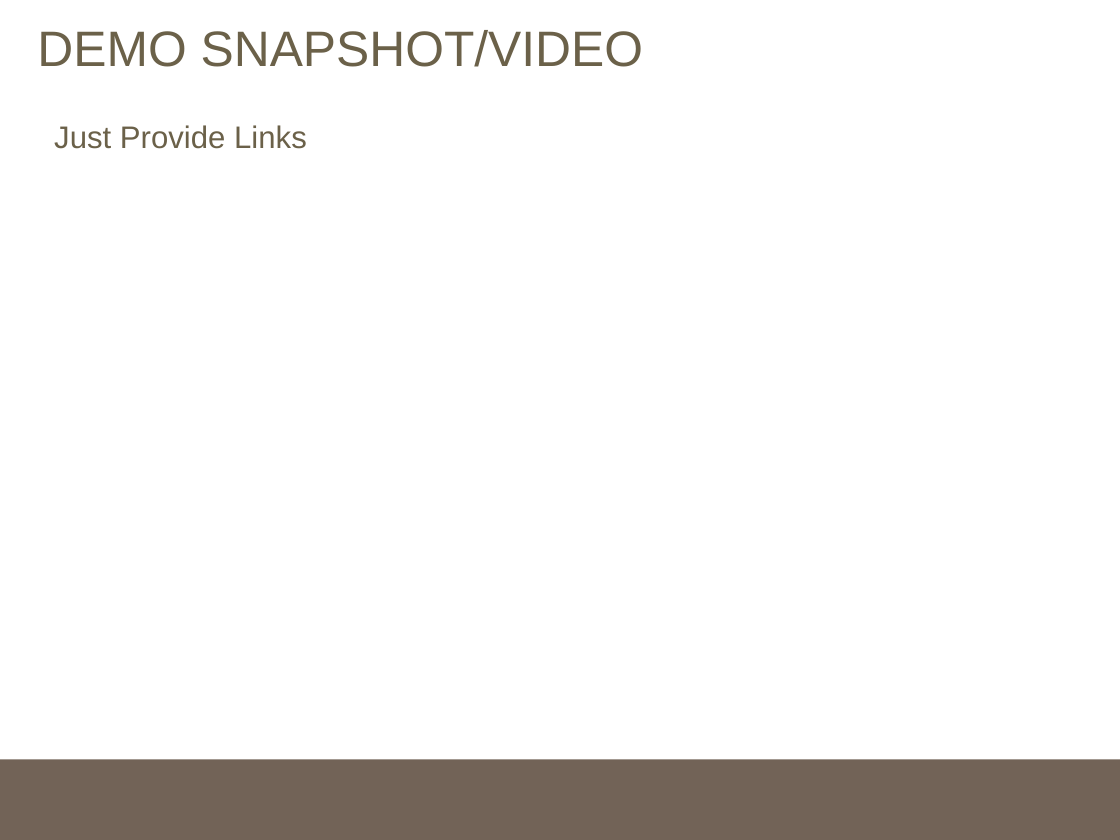
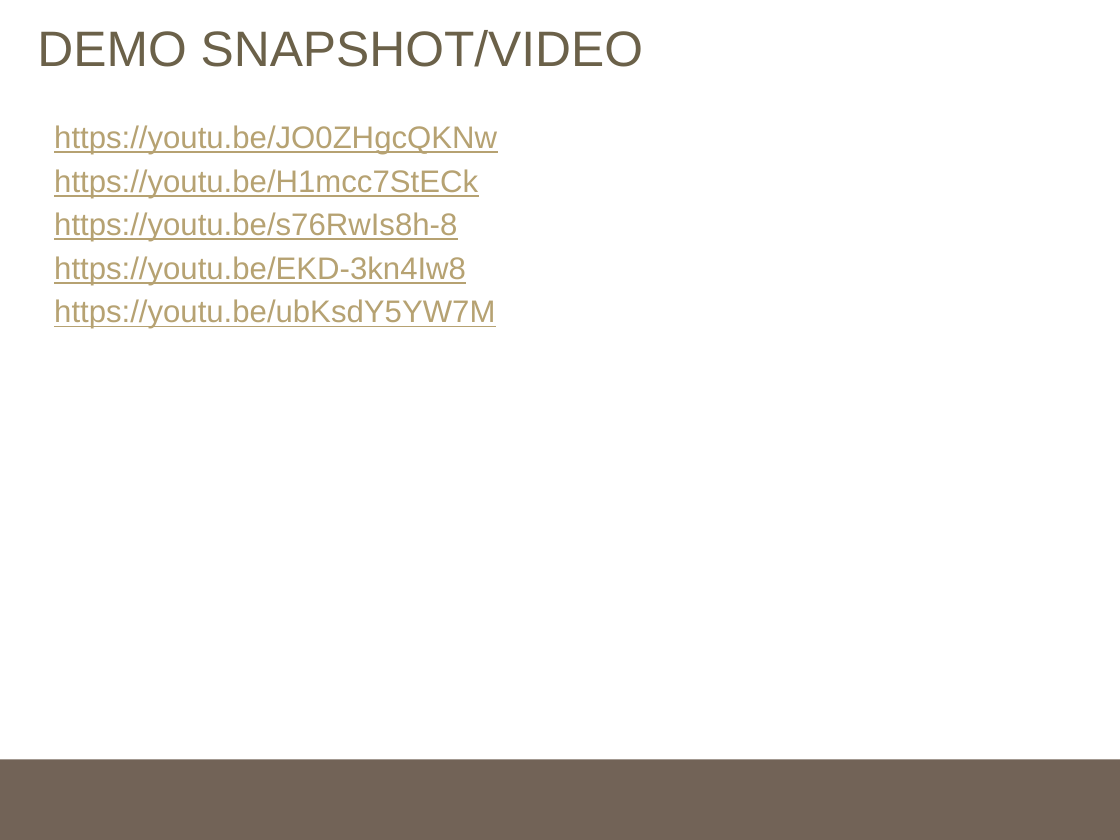
Before and after one commit to AkagiCoder/Micro-DA, a slide deck: slide 7 of Final-Design/Lorenz_Powerpoint.pptx (slide 6 before the commit). Drawn at 1120x840 pixels with LibreOffice and Linux fonts; fonts in the diff are those of the drawing. Boxes give left, top, right and bottom in pixels: in the first picture for what was removed or moved away, otherwise in the second. Text is boxed around its words. In the diff, an @@ line names an element or a change of style, - is before the commit and + after.

```diff
--- a/Final-Design/Lorenz_Powerpoint.pptx
+++ b/Final-Design/Lorenz_Powerpoint.pptx
@@ text at <box>54,125,497,329</box>: text changed; text colour #6B6149 to #B6A272 @@
-Just Provide Links
+https://youtu.be/JO0ZHgcQKNw
+https://youtu.be/H1mcc7StECk
+https://youtu.be/s76RwIs8h-8
+https://youtu.be/EKD-3kn4Iw8
+https://youtu.be/ubKsdY5YW7M
```
Also in this commit, not shown: 2 other slides changed, 1 slide added, 2 slides removed, 3 other files.
